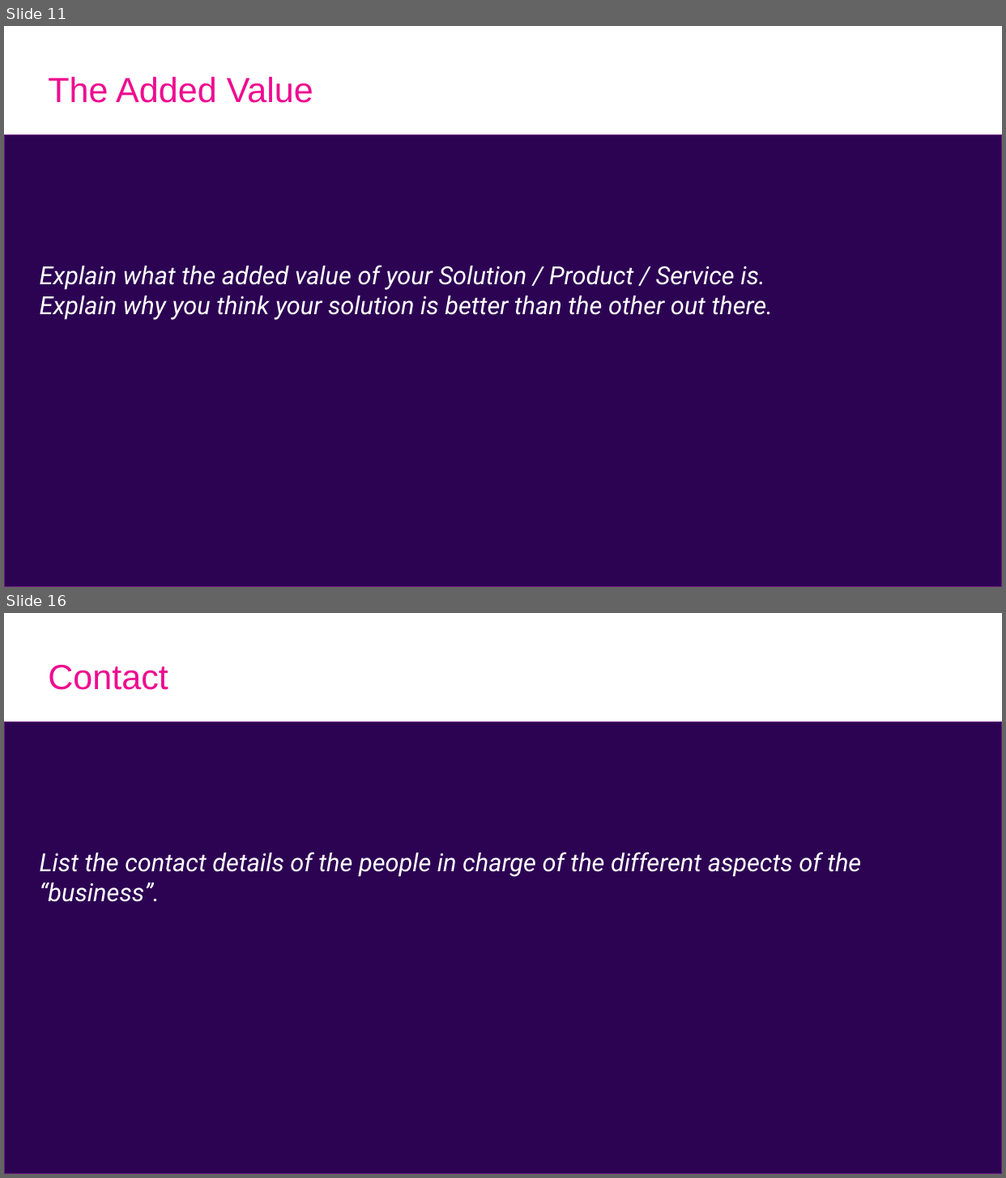
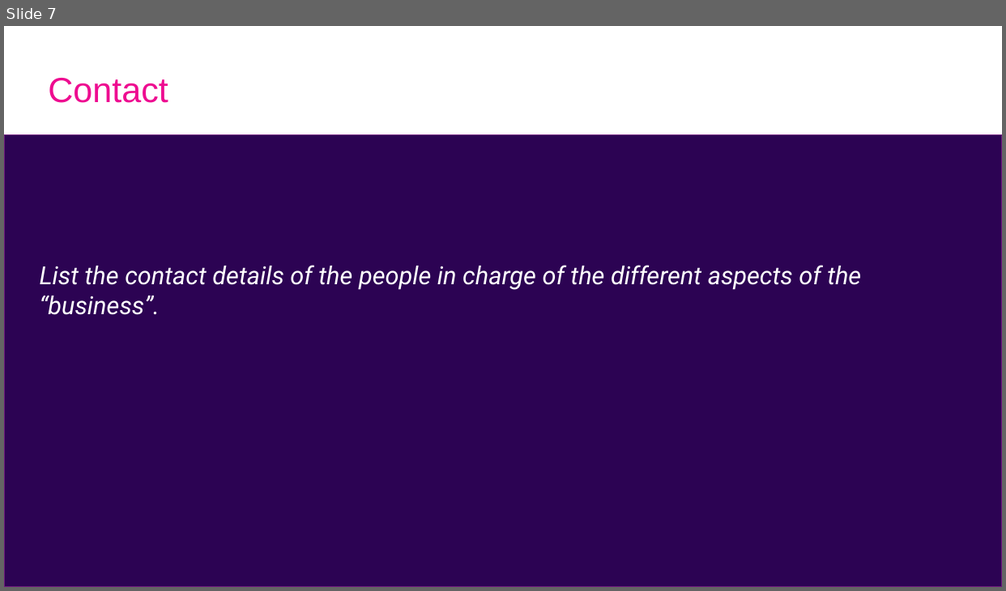
Before and after one commit to Eclipse-SDV-Hackathon-Chapter-Two/ASAP, a slide deck: SDV_Hackathon_Pitching_ASAP.pptx. Shown one above the other, each under a label of ours: slides 11 and 16 before the commit, slide 7 after it; the slides between them are not shown. The pictures are 1006x1178 and 1006x591 pixels, drawn with LibreOffice and Linux fonts; fonts in the diff are those of the drawing. Boxes give left, top, right and bottom in pixels: in the first picture for what was removed or moved away, otherwise in the second. Text is boxed around its words. In the diff, an @@ line names an element or a change of style, - is before the commit and + after.

```diff
--- a/SDV_Hackathon_Pitching_ASAP.pptx
+++ b/SDV_Hackathon_Pitching_ASAP.pptx
@@ slide 11 removed at (x1=4, y1=26, x2=1002, y2=587), background #FFFFFF @@
@@ title removed at (x1=48, y1=76, x2=313, y2=103) @@
-The Added Value
@@ rectangle removed at (x1=4, y1=135, x2=1002, y2=587) @@
@@ text removed at (x1=40, y1=265, x2=774, y2=320) @@
-Explain what the added value of your Solution / Product / Service is.
-Explain why you think your solution is better than the other out there.
@@ what was slide 16 is now slide 7 @@
```
Also in this commit, not shown: 4 slides changed, 3 slides added, 11 other slides removed.
